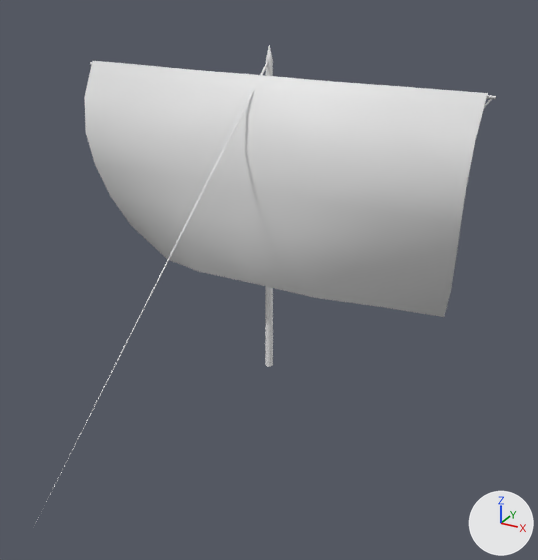
Before and after pictures for a commit that changed the COLLADA model binaries/data/mods/public/art/meshes/props/pers_tri_mast.dae.
Camera for both pictures: a 50 mm lens placed at (0.47, -0.862, 0.596), pointed at (-0.009, 0.01, 0.16). Arrows for +X, +Y and +Z are at lower right; the lights stay in place. Materials are left out; every surface is plain grey.

The first picture shows 'Persian_Trireme_Mast'.
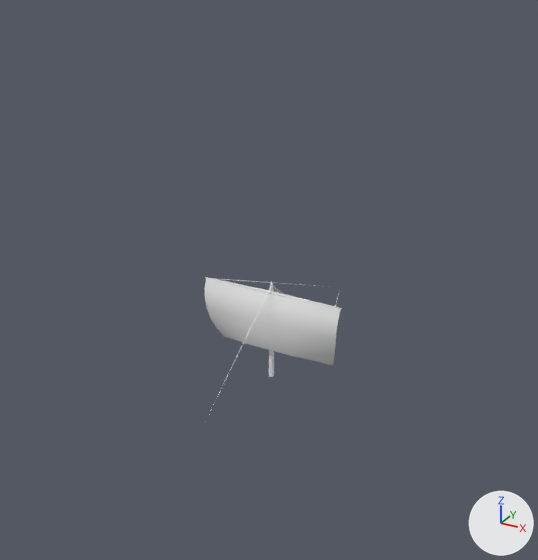
Boxes [x1, y1, x2, y2] around the edits, measured in the pictures (538 x 560 px; the box of a moved part takes in the faces that stretch with it):
'Persian_Trireme_Mast', reshaped, moved, turned, rescaled
    before: [33, 45, 496, 528]
    after: [205, 277, 342, 405]
part 1 of me_persian_trireme_mastmesh, moved or reshaped
    before: [265, 45, 273, 367]
    after: [269, 281, 274, 377]
part 2 of me_persian_trireme_mastmesh, moved or reshaped
    before: [90, 62, 496, 100]
    after: [205, 277, 342, 309]
part 3 of me_persian_trireme_mastmesh, moved or reshaped
    before: [84, 61, 487, 317]
    after: [205, 278, 341, 365]
part 4 of me_persian_trireme_mastmesh, moved or reshaped (not visible afterwards)
    before: [100, 61, 488, 316]
part 5 of me_persian_trireme_mastmesh, deleted
    before: [33, 62, 268, 528]
part 6 of me_persian_trireme_mastmesh, added
    after: [212, 278, 339, 405]

The change, as a list of edits to the scene's bpy script:
```text
Change me_persian_trireme_mastmesh:
    used by ob_persian_trireme_mast; location = (0.0, -0.007, 0.01); rotation_euler = (-1.571, 0.0, 0.0), in degrees (-90, 0, 0); scale = (0.639, 0.639, 0.639)
    remove me_persian_trireme_mastmesh.from_pydata(...)  # 147 vertices, 199 faces; spans x -0.45..0.45, y -0.75..-0.03, z -0.74..0.94
    add me_persian_trireme_mastmesh.from_pydata(...)  # 178 vertices, 233 faces; spans x -0.11..0.11, y -0.18..0.24, z 0.0..0.16
    me_persian_trireme_mastmesh part 1: the loose piece of 17 vertices spanning x -0.01..0.01, y -0.75..-0.03, z -0.01..0.01 is turned -90 degrees about the x axis through the mesh origin and scaled by 0.217
    me_persian_trireme_mastmesh part 2: the loose piece of 12 vertices spanning x -0.45..0.45, y -0.69..-0.68, z -0.02..-0.01 is turned -90 degrees about the x axis through its middle and scaled by 0.249, then moved by (0.0, 0.69, 0.16)
    me_persian_trireme_mastmesh part 3: the loose piece of 49 vertices spanning x -0.44..0.44, y -0.7..-0.2, z -0.13..0.11 is multiplied about the mesh origin by the matrix ((0.253, 0.0, 0.0), (0.0, -0.003, 0.152), (0.0, -0.209, 0.0))
    me_persian_trireme_mastmesh part 4: the loose piece of 49 vertices spanning x -0.44..0.44, y -0.7..-0.2, z -0.12..0.11 is turned -92.5 degrees about the x axis through its middle and scaled by 0.24, then moved by (0.0, 0.45, 0.1)
    me_persian_trireme_mastmesh part 5: the loose piece of 4 vertices spanning x 0.0, y -0.72..-0.12, z -0.74..0.0 is deleted
    me_persian_trireme_mastmesh part 6
    51 vertices are added at x -0.1..0.1, y -0.18..0.24, z 0.0..0.16
    49 new faces join them
Change ob_persian_trireme_mast:
    ob_persian_trireme_mast.rotation_euler: (-1.571, 0.0, 0.0) -> (0.0, 0.0, 0.0)  # degrees (-90, 0, 0) -> degrees (0, 0, 0)
    ob_persian_trireme_mast.scale: (0.639, 0.639, 0.639) -> (1.0, 1.0, 1.0)
    ob_persian_trireme_mast.location: (0.0, -0.007, 0.01) -> (0.0, 0.0, 0.0)
```
